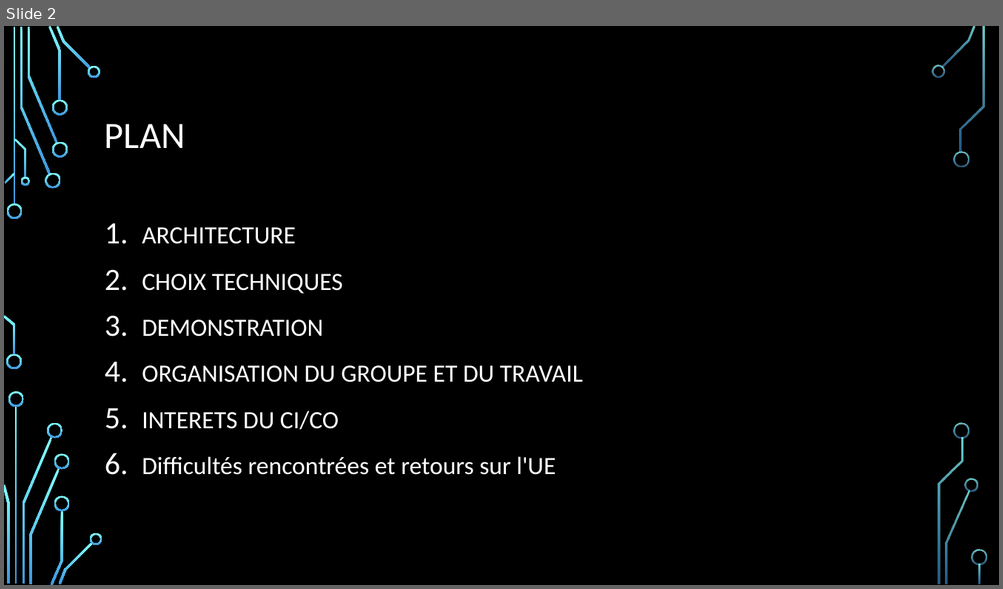
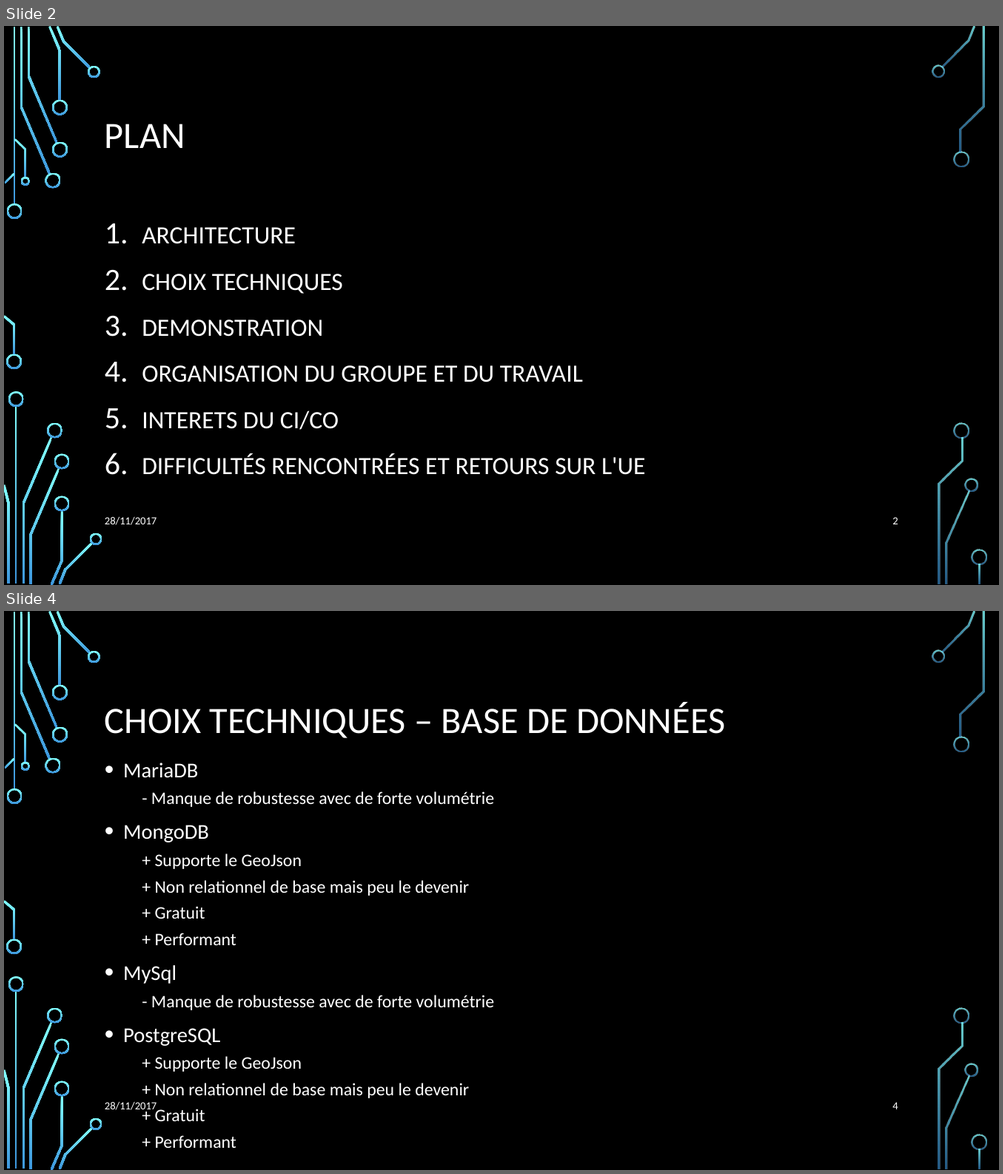
Before and after one commit to Julienbtn/cloud-project-equipe-7, a slide deck: Presentation Cloud.pptx. Shown one above the other, each under a label of ours: slide 2 before the commit, slides 2 and 4 after it; the slides between them are not shown. The pictures are 1003x589 and 1003x1174 pixels, drawn with LibreOffice and Linux fonts; fonts in the diff are those of the drawing; background and template pictures are left out. Boxes give left, top, right and bottom in pixels: in the first picture for what was removed or moved away, otherwise in the second. Text is boxed around its words. In the diff, an @@ line names an element or a change of style, - is before the commit and + after.

```diff
--- a/Presentation Cloud.pptx
+++ b/Presentation Cloud.pptx
@@ slide 4 added at bbox=[4, 611, 999, 1170], background picture (left out); not listed: 36 template elements that a slide beside it also shows @@
@@ title added at bbox=[105, 703, 725, 738], 36 pt, text #FFFFFF @@
+CHOIX TECHNIQUES – BASE DE DONNÉES
@@ text added at bbox=[123, 763, 494, 1148], 17 pt, text #FFFFFF @@
+• MariaDB
+  - Manque de robustesse avec de forte volumétrie
+• MongoDB
+  + Supporte le GeoJson
+  + Non relationnel de base mais peu le devenir
+  + Gratuit
+  + Performant
+• MySql
+  - Manque de robustesse avec de forte volumétrie
+• PostgreSQL
+  + Supporte le GeoJson
+  + Non relationnel de base mais peu le devenir
+  + Gratuit
+  + Performant
@@ text added at bbox=[105, 1102, 156, 1113], 10.5 pt, text #FFFFFF @@
+28/11/2017
@@ page number added at bbox=[892, 1102, 897, 1110], 10.5 pt, text #FFFFFF @@
+4
@@ slide 2 changed as well @@
@@ text at bbox=[142, 454, 645, 475]: text changed @@
-6. Difficultés rencontrées et retours sur l'UE
+6. DIFFICULTÉS RENCONTRÉES ET RETOURS SUR L'UE
@@ text added at bbox=[105, 517, 156, 526], 10.5 pt, text #FFFFFF @@
+28/11/2017
@@ page number added at bbox=[892, 517, 897, 525], 10.5 pt, text #FFFFFF @@
+2
```
Also in this commit, not shown: 3 other slides changed, 8 other slides added, 4 slides removed, 2 other files.
